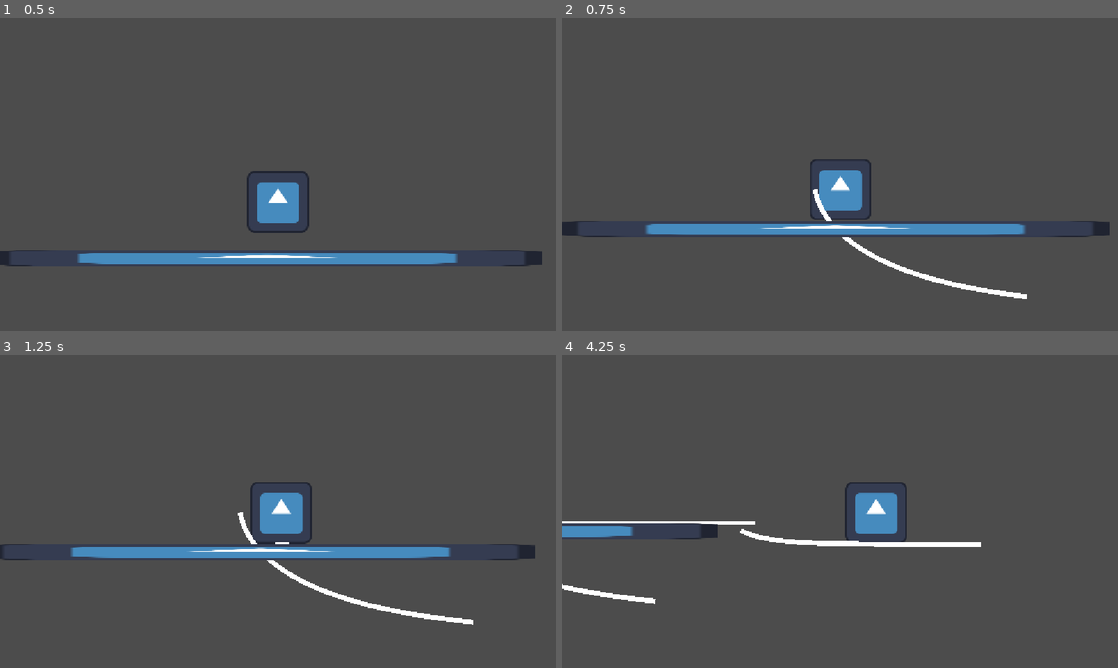
Above: before the commit, frames 1-4 (two rows, left to right).
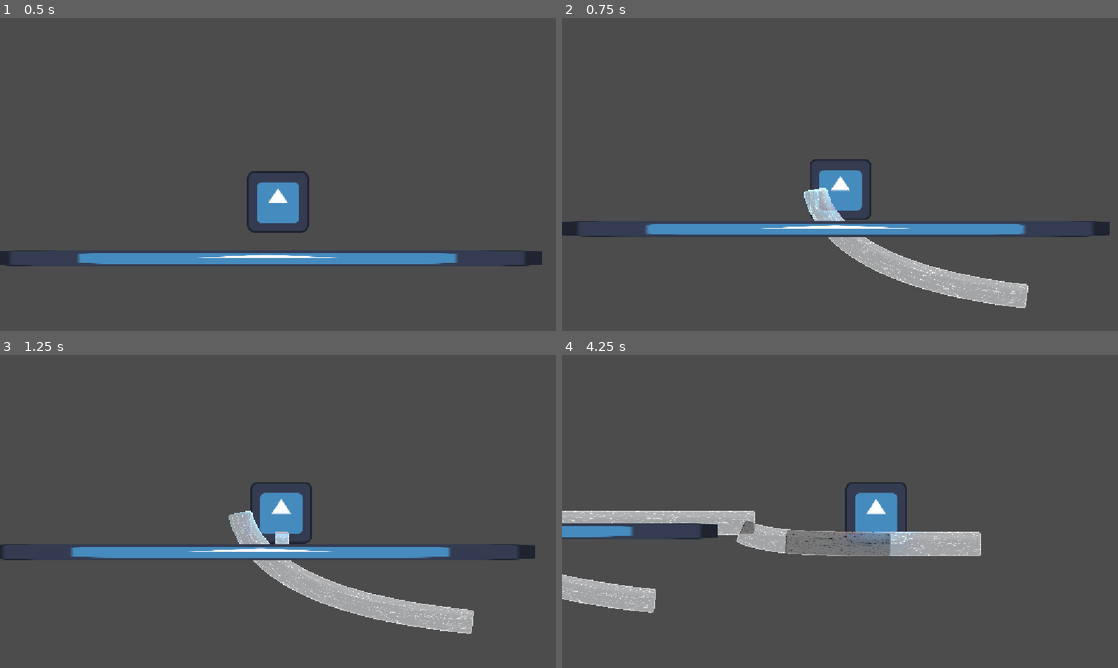
Above: after the commit, the same moments.

Repository: Zepeacedust/snow-game
Game: Godot game, scene res://TestingPlayground.tscn
Two runs of this game, one before a commit and one after it. Both use one fixed random seed, a clock stepped at 60 frames per second and the inputs below. The engine's default icon, where the game draws it, is replaced by a stand-in: a white triangle on a blue panel in a dark square.
Inputs:
- Up to frame 1 (0.5 s): no input
- Up to frame 2 (0.75 s): hold Right (right) from 0.53 s (still down); hold Shift (bridge) from 0.53 s (still down)
- Up to frame 3 (1.25 s): keep holding Right (right); keep holding Shift (bridge); tap Space (jump) at 0.77 s
- Up to frame 4 (4.25 s): release Shift (bridge) at 1.28 s; tap Shift (bridge) at 1.35, 2.85 s; tap Space (jump) at 1.52, 3.02, 3.77 s; release Right (right) at 2.03 s; hold Left (left) 2.03-2.78 s; hold Shift (bridge) 2.03-2.78 s; hold Right (right) from 2.78 s (still down); hold Shift (bridge) from 3.53 s (still down)

Frame 1 is identical in both runs. In frame 2, 3.2% of the frame differs, in the area x 43-84%, y 54-93%; in frame 3, 3.6%; in frame 4, 6.2%, in the area x 0-76%, y 49-83%.

Commit message:
shader code

Diff:
--- a/BridgeObject.tscn
+++ b/BridgeObject.tscn
@@ -1,8 +1,32 @@
 [gd_scene format=3 uid="uid://caqhcc35gajyt"]
 
 [ext_resource type="Script" uid="uid://do0qpvw75ypf0" path="res://scripts/bridge_object.gd" id="1_1x2th"]
+[ext_resource type="Shader" uid="uid://we68tb5nk7" path="res://Shaders/IcePath.gdshader" id="2_oj7mg"]
+[ext_resource type="Texture2D" uid="uid://sycyrb845h6i" path="res://icon.svg" id="3_e7tvu"]
 
 [sub_resource type="Curve2D" id="Curve2D_1x2th"]
+
+[sub_resource type="ShaderMaterial" id="ShaderMaterial_1x2th"]
+shader = ExtResource("2_oj7mg")
+shader_parameter/blur = 3.5
+shader_parameter/warp_intensity = 0.4
+shader_parameter/strength_x = 12.0
+shader_parameter/strength_y = 12.0
+shader_parameter/offset_x = 0.0
+shader_parameter/offset_y = 0.0
+shader_parameter/corner_radius = 0.3
+shader_parameter/edge_smoothness = 1.0
+shader_parameter/tint = Color(0.95, 0.97, 1, 0.12)
+shader_parameter/edge_highlight = Color(1, 1, 1, 0.3)
+shader_parameter/edge_width = 1.5
+shader_parameter/chromatic_strength = 5.0
+shader_parameter/crack_depth = 2.236
+shader_parameter/crack_scale = 4.0
+shader_parameter/crack_zebra_scale = 2.67
+shader_parameter/crack_zebra_amp = 1.3
+shader_parameter/crack_profile = 1.0
+shader_parameter/crack_slope = 45.8
+shader_parameter/crack_width = 0.001
 
 [node name="BridgeObject" type="Path2D" unique_id=977108169 node_paths=PackedStringArray("line_visualizer")]
 curve = SubResource("Curve2D_1x2th")
@@ -11,3 +35,7 @@
 line_visualizer = NodePath("Line2D")
 
 [node name="Line2D" type="Line2D" parent="." unique_id=1228438323]
+material = SubResource("ShaderMaterial_1x2th")
+width = 50.0
+texture = ExtResource("3_e7tvu")
+texture_mode = 2
--- /dev/null
+++ b/Shaders/IcePath.gdshader
@@ -0,0 +1,220 @@
+shader_type canvas_item;
+
+uniform sampler2D line_texture : hint_default_white;
+uniform sampler2D screen_texture : hint_screen_texture, filter_linear_mipmap;
+//uniform vec2 lineTextureSize;
+
+uniform float blur : hint_range(0.0, 8.0) = 3.5;
+uniform float warp_intensity : hint_range(0.0, 1.0) = 0.4;
+uniform float strength_x : hint_range(0.0, 50.0) = 12.0;
+uniform float strength_y : hint_range(0.0, 50.0) = 12.0;
+uniform float offset_x : hint_range(-1.0, 1.0) = 0.0;
+uniform float offset_y : hint_range(-1.0, 1.0) = 0.0;
+
+uniform float corner_radius : hint_range(0.0, 1.0) = 0.3;
+uniform float edge_smoothness : hint_range(0.5, 3.0) = 1.0;
+
+uniform vec4 tint : source_color = vec4(0.95, 0.97, 1.0, 0.12);
+uniform vec4 edge_highlight : source_color = vec4(1.0, 1.0, 1.0, 0.3);
+uniform float edge_width : hint_range(0.0, 10.0) = 1.5;
+uniform float chromatic_strength : hint_range(0.0, 5.0) = 5.0;
+
+// Crack generation
+uniform float crack_depth : hint_range(0.0, 10.0) = 2.236;
+uniform float crack_scale : hint_range(1.0, 10.0) = 4.0;
+uniform float crack_zebra_scale : hint_range(0.0, 10.0) = 2.67;
+uniform float crack_zebra_amp : hint_range(0.0, 10.0) = 1.3;
+uniform float crack_profile : hint_range(0.0, 10.0) = 1.0;
+uniform float crack_slope : hint_range(0.0, 50.0) = 45.8;
+uniform float crack_width : hint_range(0.0, 1.0) = 0.001;
+
+const vec4 background_color = vec4(0.0, 0.0, 0.0, 0.0);
+const vec4 crack_color = vec4(0.0, 0.0, 0.0, 1.0);
+
+// Glass effect
+//uniform vec2 refraction_offset = vec2(25.0,25.0);
+//uniform vec2 reflection_offset = vec2(1.0,1.0);
+//uniform vec4 reflection_color : source_color = vec4(0.588,0.588,0.588,0.5);
+
+float rounded_box(vec2 p, vec2 b, float r) {
+    vec2 q = abs(p) - b + r;
+    return min(max(q.x, q.y), 0.0) + length(max(q, 0.0)) - r;
+}
+
+vec2 hash(vec2 p) {
+    p = vec2(dot(p, vec2(127.1, 311.7)), dot(p, vec2(269.5, 183.3)));
+    return fract(sin(p) * 43758.5453123);
+}
+
+float noise(vec2 p) {
+    vec2 i = floor(p);
+    vec2 f = fract(p);
+    f = f * f * (3.0 - 2.0 * f);
+    return mix(mix(dot(hash(i + vec2(0.0, 0.0)), f - vec2(0.0, 0.0)),
+                   dot(hash(i + vec2(1.0, 0.0)), f - vec2(1.0, 0.0)), f.x),
+               mix(dot(hash(i + vec2(0.0, 1.0)), f - vec2(0.0, 1.0)),
+                   dot(hash(i + vec2(1.0, 1.0)), f - vec2(1.0, 1.0)), f.x), f.y);
+}
+
+vec3 voronoi(vec2 u) {
+    vec2 p = floor(u);
+    vec2 f = fract(u);
+    float res = 8.0;
+    vec2 b = vec2(0.0);
+    for (int j = -1; j <= 1; j++) {
+        for (int i = -1; i <= 1; i++) {
+            vec2 g = vec2(float(i), float(j));
+            vec2 o = hash(p + g);
+            vec2 r = g - f + o;
+            float d = dot(r, r);
+            if (d < res) {
+                res = d;
+                b = r;
+            }
+        }
+    }
+    return vec3(sqrt(res), b);
+}
+
+vec3 voronoiB(vec2 u) {
+    vec2 p = floor(u);
+    vec2 f = fract(u);
+    float res = 8.0;
+    vec2 C = vec2(0.0);
+    vec2 P = vec2(0.0);
+    for (int j = -1; j <= 1; j++) {
+        for (int i = -1; i <= 1; i++) {
+            vec2 g = vec2(float(i), float(j));
+            vec2 o = hash(p + g);
+            vec2 r = g - f + o;
+            float d = dot(r, r);
+            if (d < res) {
+                res = d;
+                C = g;
+                P = r;
+            }
+        }
+    }
+    res = 8.0;
+    for (int j = -2; j <= 2; j++) {
+        for (int i = -2; i <= 2; i++) {
+            vec2 g = C + vec2(float(i), float(j));
+            vec2 o = hash(p + g);
+            vec2 r = g - f + o;
+            if (dot(P - r, P - r) > 1e-5) {
+                res = min(res, 0.5 * dot((P + r), normalize(r - P)));
+            }
+        }
+    }
+    return vec3(res, P + f);
+}
+
+float fbm(vec2 n) {
+    float total = 0.0, amp = 1.0;
+    for (int i = 0; i < 7; i++) {
+        total += noise(n) * amp;
+        n += n;
+        amp *= 0.5;
+    }
+    return total;
+}
+
+vec4 generate_cracks(vec2 uv) {
+	vec2 U = uv * crack_scale;
+    vec2 I = floor(U / 2.0);
+    bool vert = mod(I.x + I.y, 2.0) == 0.0;
+    vec3 H0;
+    vec4 color = background_color;
+    for (float i = 0.0; i < crack_depth; i++) {
+        vec2 V = U;
+        vec2 D = vec2(crack_zebra_amp * fbm(U / crack_zebra_scale) * crack_zebra_scale);
+        vec3 H = voronoiB(V + D);
+        float d = H.x;
+        d = min(1.0, crack_slope * pow(max(0.0, d - crack_width), crack_profile));
+        color += vec4(1.0 - d) / exp2(i);
+        U *= 1.5;
+    }
+    color *= crack_color;
+
+	return color;
+}
+
+void fragment() {
+	// Called for every pixel the material is visible on.
+	// Liquid glass
+	float dx = dFdx(UV.x);
+    float dy = dFdy(UV.y);
+
+    dx = sign(dx) * max(abs(dx), 0.0001);
+    dy = sign(dy) * max(abs(dy), 0.0001);
+
+    vec2 size = abs(vec2(1.0 / dx, 1.0 / dy));
+
+    size = clamp(size, vec2(1.0), vec2(4096.0));
+
+    vec2 half_size = size * 0.5;
+    vec2 pixel = UV * size;
+    vec2 centered = pixel - half_size;
+
+    float max_r = min(half_size.x, half_size.y);
+    float r = corner_radius * max_r;
+
+    float sdf = rounded_box(centered, half_size, r);
+    float alpha = 1.0 - smoothstep(-edge_smoothness, edge_smoothness, sdf);
+
+    if (alpha < 0.001) {
+        discard;
+    }
+
+    float max_dist = min(half_size.x, half_size.y) * 0.5;
+    float w = clamp(-sdf / max_dist, 0.0, 1.0);
+
+    vec2 uv_dir = length(centered) > 0.001 ? normalize(centered) : vec2(0.0, 1.0);
+
+    float exp_x = exp(-strength_x * pow(w + offset_x, 2.0));
+    float exp_y = exp(-strength_y * pow(w + offset_y, 2.0));
+    vec2 warp_offset = uv_dir * vec2(exp_x, exp_y) * warp_intensity / 10.0;
+    vec2 warped_uv = SCREEN_UV - warp_offset;
+
+    float edge_proximity = 1.0 - w;
+    vec2 chroma_offset = uv_dir * edge_proximity * chromatic_strength * SCREEN_PIXEL_SIZE;
+
+    float bg_r = textureLod(screen_texture, warped_uv - chroma_offset, blur).r;
+    float bg_g = textureLod(screen_texture, warped_uv, blur).g;
+    float bg_b = textureLod(screen_texture, warped_uv + chroma_offset, blur).b;
+    vec3 bg = vec3(bg_r, bg_g, bg_b);
+
+    vec3 color = mix(bg, tint.rgb, tint.a);
+
+    float edge = 1.0 - smoothstep(0.0, edge_width, -sdf);
+    edge *= step(sdf, 0.0);
+    color = mix(color, edge_highlight.rgb, edge * edge_highlight.a);
+
+    color += vec3(smoothstep(0.4, 0.0, UV.y) * 0.08 * w);
+	vec4 ref = texture(screen_texture, vec2(SCREEN_UV.x, 1.0 - SCREEN_UV.y - 0.13));
+
+	// Crack
+	vec4 cracks = generate_cracks(UV);
+	//vec4 orig_color = COLOR;
+	//vec4 adjacent_color = generate_cracks(UV + TEXTURE_PIXEL_SIZE * reflection_offset);
+	//if (adjacent_color.a >= 1.0) {
+		//COLOR = reflection_color;
+	//} else {
+		//COLOR = texture(screen_texture, SCREEN_UV + COLOR.a*(SCREEN_PIXEL_SIZE * refraction_offset));
+	//}
+
+    COLOR = vec4(color, alpha) + ref/2.0 + cracks;
+
+	//vec4 ice = texture(line_texture, UV);
+
+// Output:0
+	//COLOR = ice/2.0 + ref/2.0;
+}
+//void vertex() {
+	// Called for every vertex the material is visible on.
+//}
+
+//void light() {
+//	// Called for every pixel for every light affecting the CanvasItem.
+//	// Uncomment to replace the default light processing function with this one.
+//}
Not shown, added: Shaders/IcePath.gdshader.uid
